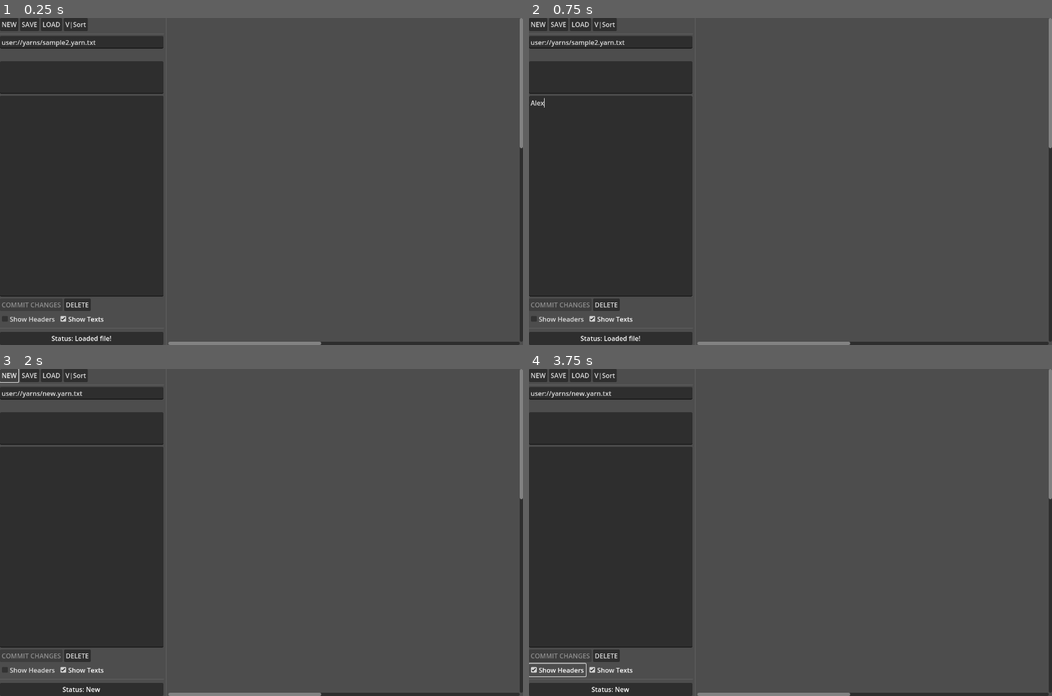
Above: before the commit, frames 1-4 (two rows, left to right).
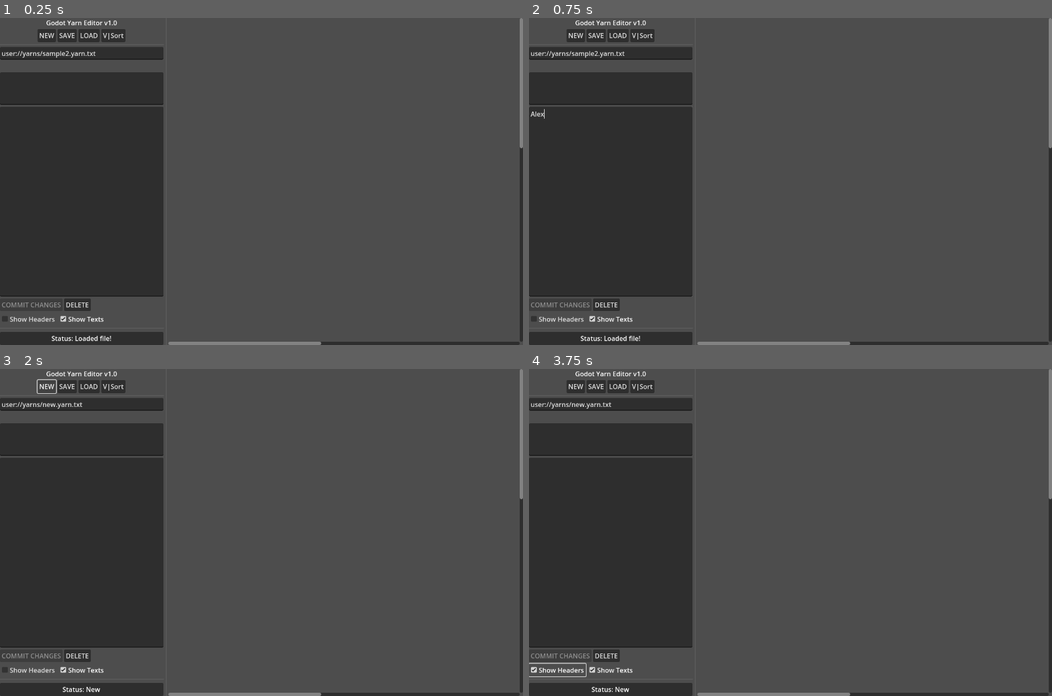
Above: after the commit, the same moments.

Repository: naturally-intelligent/godot-yarn-editor
Game: Godot game, scene res://scenes/yarn.tscn
Two runs of this game, one before a commit and one after it. Both use one fixed random seed, a clock stepped at 60 frames per second and the inputs below.
Inputs (mouse positions are in pixels of both pictures, inside the frame that each line leads up to):
- Up to frame 1 (0.25 s): no input
- Up to frame 2 (0.75 s): click (612, 194) at 0.52 s; type "Alex" at 0.6 s
- Up to frame 3 (2 s): click "NEW" at 1.25 s
- Up to frame 4 (3.75 s): click "NEW" at 2 s; click "V|Sort" at 2.75 s; click "Show Headers" at 3.5 s

The runs differ from the first frame. In frame 1, 3.9% of the frame differs, in the area x 0-32%, y 0-28%; in frame 2, 4.0%, in the area x 0-32%, y 0-31%; in frame 3, 3.9%; in frame 4, 4.0%.

Commit message:
Version 1.0

Diff:
--- a/project.godot
+++ b/project.godot
@@ -11,6 +11,7 @@
 [application]
 
 config/name="Godot Yarn Editor"
+config/version="1.0"
 run/main_scene="res://scenes/yarn.tscn"
 config/features=PackedStringArray("4.3", "GL Compatibility")
 config/icon="res://icon.svg"
--- a/scenes/yarn.tscn
+++ b/scenes/yarn.tscn
@@ -27,9 +27,16 @@
 custom_minimum_size = Vector2(400, 0)
 layout_mode = 2
 
+[node name="Label" type="Label" parent="HBox/LeftPane"]
+layout_mode = 2
+text = "Godot Yarn Editor v1.0"
+horizontal_alignment = 1
+vertical_alignment = 1
+
 [node name="TopToolbar" type="HBoxContainer" parent="HBox/LeftPane"]
 custom_minimum_size = Vector2(0, 32)
 layout_mode = 2
+alignment = 1
 
 [node name="New" type="Button" parent="HBox/LeftPane/TopToolbar"]
 layout_mode = 2
Not shown, changed: README.md
